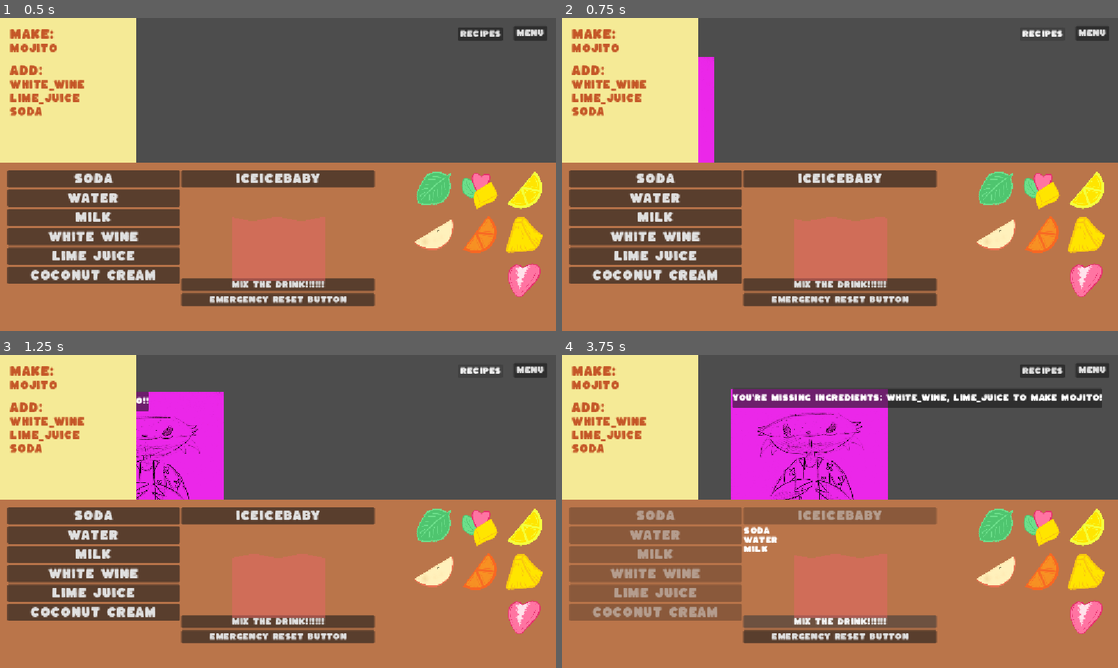
Above: before the commit, frames 1-4 (two rows, left to right).
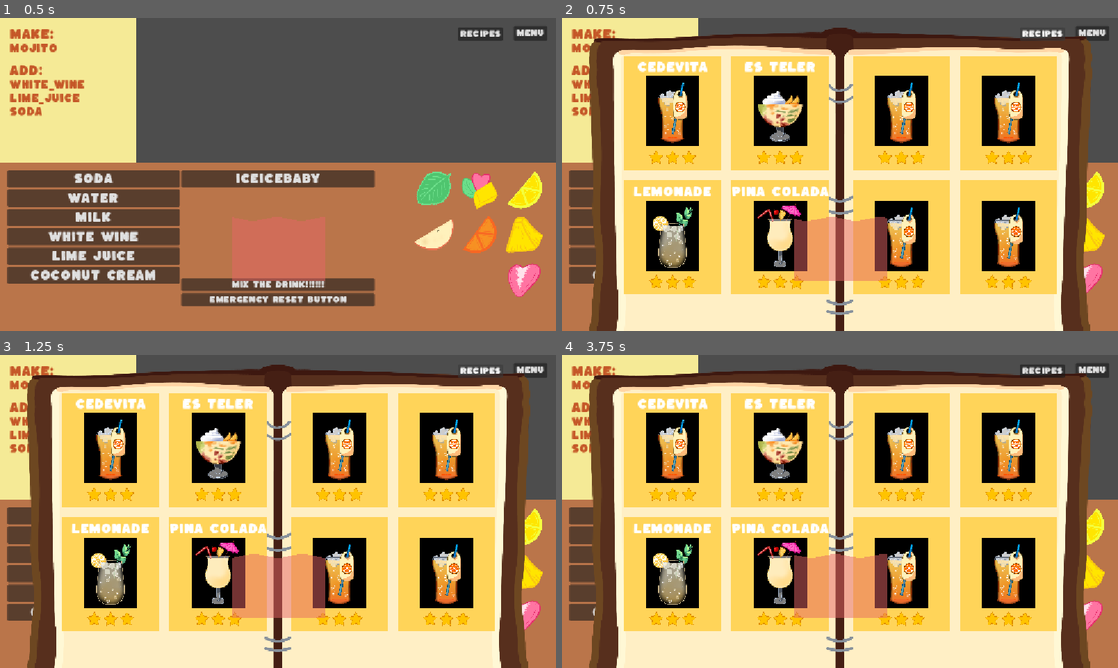
Above: after the commit, the same moments.

Repository: scumpiest/scammy-drink
Game: Godot game, scene res://scenes/crafting/counter_ui.tscn
The game is run twice, just before and just after one commit, with the same random seed, the same clock (stepped at 60 frames per second) and the same inputs. The engine's default icon, where the game draws it, is replaced by a stand-in: a white triangle on a blue panel in a dark square.
Inputs:
- Up to frame 1 (0.5 s): no input
- Up to frame 2 (0.75 s): click "Recipes" at 0.5 s
- Up to frame 3 (1.25 s): no input
- Up to frame 4 (3.75 s): click "Soda" at 1.25 s; click "Water" at 2 s; click "Milk" at 2.75 s; click "MIX THE DRINK!!!!!!" at 3.5 s

Frame 1 is identical in both runs. In frame 2, 83% of the frame differs, in the area x 4-96%, y 3-100%; in frame 3, 83%; in frame 4, 85%, in the area x 1-98%, y 3-100%.

Commit message:
Recipe book open and close

Diff:
--- a/project.godot
+++ b/project.godot
@@ -47,6 +47,11 @@
 "events": [Object(InputEventKey,"resource_local_to_scene":false,"resource_name":"","device":-1,"window_id":0,"alt_press …(192 unchanged characters)…
 ]
 }
+close={
+"deadzone": 0.2,
+"events": [Object(InputEventKey,"resource_local_to_scene":false,"resource_name":"","device":-1,"window_id":0,"alt_pressed":false,"shift_pressed":false,"ctrl_pressed":false,"meta_pressed":false,"pressed":false,"keycode":0,"physical_keycode":4194305,"key_label":0,"unicode":0,"location":0,"echo":false,"script":null)
+]
+}
 
 [layer_names]
 
--- a/scenes/crafting/counter_ui.gd
+++ b/scenes/crafting/counter_ui.gd
@@ -5,6 +5,7 @@
 @onready var exit_marker: Marker2D = $ExitMarker
 @onready var crafting_counter: PanelContainer = $CraftingCounter
 @onready var notes: PanelContainer = $Notes
+@onready var recipe_book: Control = $RecipeBook
 
 var current_target: Marker2D = null
 var customer: Area2D = null
@@ -30,6 +31,8 @@
 		add_child(item)
 	if current_target:
 		customer.position = customer.position.lerp(current_target.global_position, 1.0 - exp(-lerp_weight * delta))
+	if Input.is_action_pressed("close"):
+		recipe_book.visible = false
 
 
 func spawn_customer(customer: PackedScene) -> Area2D:
@@ -68,3 +71,7 @@
 
 func _on_main_menu_button_pressed() -> void:
 	SceneManager.switch_scene(main_menu_scene)
+
+
+func _on_recipe_button_pressed() -> void:
+	recipe_book.visible = true
--- a/scenes/crafting/counter_ui.tscn
+++ b/scenes/crafting/counter_ui.tscn
@@ -56,7 +56,7 @@
 visible = false
 layout_mode = 1
 
-[node name="Button" type="Button" parent="." unique_id=1168115412]
+[node name="RecipeButton" type="Button" parent="." unique_id=1168115412]
 layout_mode = 0
 offset_left = 949.0
 offset_top = 20.0
@@ -65,3 +65,4 @@
 text = "Recipes"
 
 [connection signal="pressed" from="MainMenuButton" to="." method="_on_main_menu_button_pressed"]
+[connection signal="pressed" from="RecipeButton" to="." method="_on_recipe_button_pressed"]
